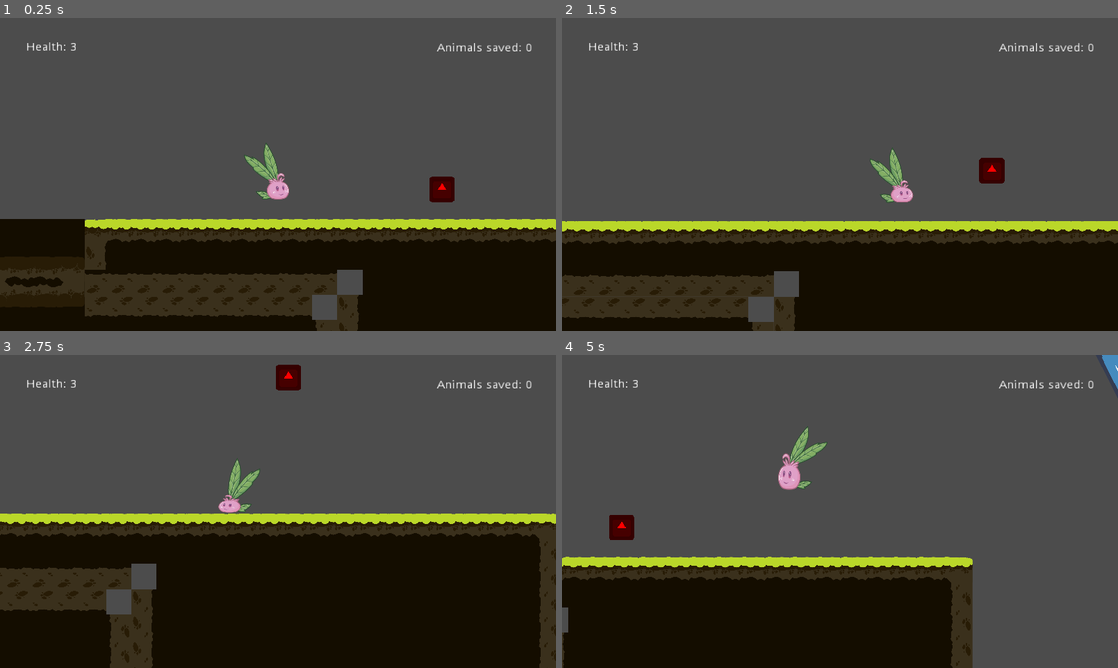
Above: before the commit, frames 1-4 (two rows, left to right).
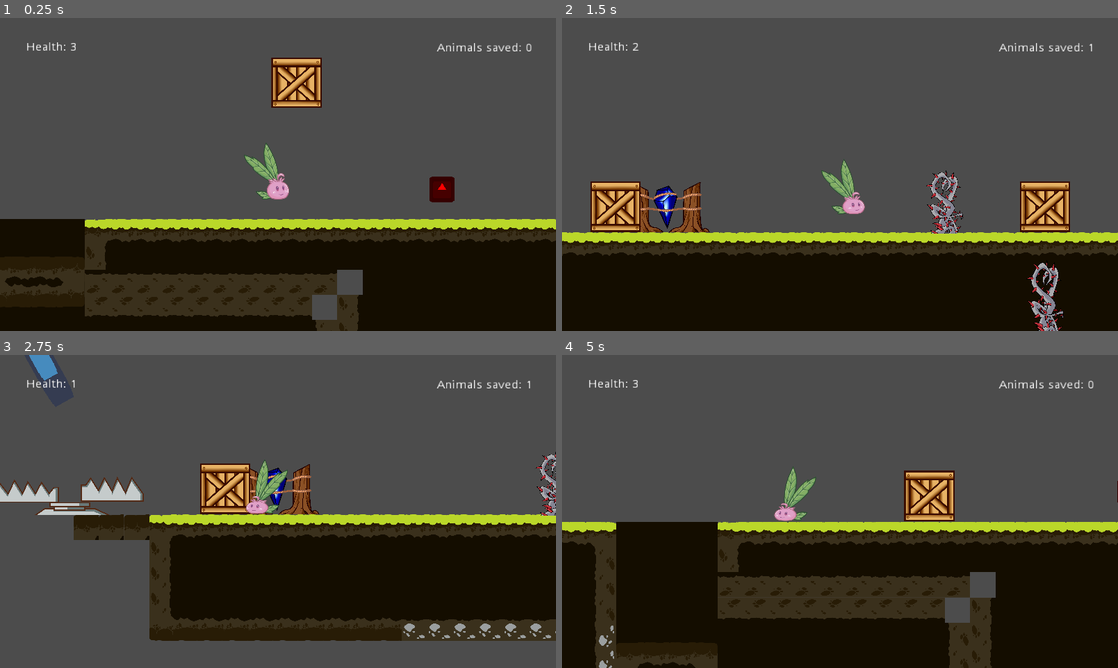
Above: after the commit, the same moments.

Repository: DamianKoch1/OnionsAdventure
Game: Godot game, scene res://Levels/Prototype 0.tscn
The game is run twice, just before and just after one commit, with the same random seed, the same clock (stepped at 60 frames per second) and the same inputs. The engine's default icon, where the game draws it, is replaced by a stand-in: a white triangle on a blue panel in a dark square.
Inputs:
- Up to frame 1 (0.25 s): no input
- Up to frame 2 (1.5 s): hold Right (ui_right) from 0.53 s (still down); tap E (push) at 0.6, 1.35 s; tap Space (jump) at 0.77 s
- Up to frame 3 (2.75 s): tap Space (jump) at 1.52 s; release Right (ui_right) at 2.03 s; hold Left (ui_left) from 2.03 s (still down); tap E (push) at 2.1 s
- Up to frame 4 (5 s): release Left (ui_left) at 2.78 s; hold Right (ui_right) 2.78-4.28 s; tap E (push) at 2.85, 3.6, 4.35 s; tap Space (jump) at 3.02, 3.77, 4.52 s; hold Left (ui_left) from 4.28 s (still down)

The runs differ from the first frame. In frame 1, 1.5% of the frame differs, in the area x 48-58%, y 12-29%; in frame 2, 20%; in frame 3, 29%; in frame 4, 33%, in the area x 0-100%, y 0-100%.

Commit message:
falling boxes now kill the player

Diff:
--- a/Levels/Level 1.tscn
+++ b/Levels/Level 1.tscn
@@ -100,7 +100,7 @@
 custom_solver_bias = 0.0
 extents = Vector2( 10, 10 )
 
-[node name="Level 1" index="0" instance=ExtResource( 1 )]
+[node name="Level 1" instance=ExtResource( 1 )]
 
 _sections_unfolded = [ "Transform" ]
 
--- a/Levels/Prototype 0.tscn
+++ b/Levels/Prototype 0.tscn
@@ -34,7 +34,7 @@
 "points": PoolVector2Array( 0, 0, 0, 0, -80.5574, 170.197, 0, 0, 0, 0, -80.5574, 170.197, 0, 0, 0, 0, -80.5574, 170.197, 0, 0, 0, 0, 93.5848, 168.866, 0, 0, 0, 0, 102.868, 71.1767, 0, 0, 0, 0, -36.7438, 12.451, 0, 0, 0, 0, -147.547, 99.9855, 0, 0, 0, 0, -80.5574, 170.197 )
 }
 
-[node name="Prototype 0" type="Node"]
+[node name="Prototype 0" type="Node" index="0"]
 
 [node name="Goal" parent="." index="0" instance=ExtResource( 1 )]
 
@@ -216,20 +216,26 @@
 z_index = 5
 _sections_unfolded = [ "Z Index" ]
 
-[node name="Checkpoint" parent="." index="16" instance=ExtResource( 13 )]
+[node name="Box3" parent="." index="16" instance=ExtResource( 12 )]
+
+position = Vector2( 1324.51, -196.362 )
+z_index = 5
+_sections_unfolded = [ "Z Index" ]
+
+[node name="Checkpoint" parent="." index="17" instance=ExtResource( 13 )]
 
 position = Vector2( 832, -32 )
 
-[node name="Checkpoint2" parent="." index="17" instance=ExtResource( 13 )]
+[node name="Checkpoint2" parent="." index="18" instance=ExtResource( 13 )]
 
 position = Vector2( 2304, -32 )
 
-[node name="Trap" parent="." index="18" instance=ExtResource( 14 )]
+[node name="Trap" parent="." index="19" instance=ExtResource( 14 )]
 
 position = Vector2( -97.7994, 240.296 )
 scale = Vector2( 0.5, 0.5 )
 
-[node name="Sprite" parent="." index="19" instance=ExtResource( 15 )]
+[node name="Sprite" parent="." index="20" instance=ExtResource( 15 )]
 
 editor/display_folded = true
 position = Vector2( 512, 216.91 )
@@ -246,7 +252,7 @@
 position = Vector2( -5.89149, 40.4562 )
 scale = Vector2( 0.10767, 0.149532 )
 
-[node name="Sprite2" parent="." index="20" instance=ExtResource( 15 )]
+[node name="Sprite2" parent="." index="21" instance=ExtResource( 15 )]
 
 editor/display_folded = true
 position = Vector2( 639.613, 338.115 )
@@ -263,7 +269,7 @@
 position = Vector2( 17.2571, 80.7451 )
 scale = Vector2( 0.111448, 0.15888 )
 
-[node name="Enemy" parent="." index="21" instance=ExtResource( 17 )]
+[node name="Enemy" parent="." index="22" instance=ExtResource( 17 )]
 
 editor/display_folded = true
 position = Vector2( -636.128, 236.206 )
@@ -273,7 +279,7 @@
 
 curve = SubResource( 1 )
 
-[node name="Enemy2" parent="." index="22" instance=ExtResource( 17 )]
+[node name="Enemy2" parent="." index="23" instance=ExtResource( 17 )]
 
 editor/display_folded = true
 position = Vector2( 1475.24, -38.1696 )
@@ -283,11 +289,11 @@
 
 curve = SubResource( 2 )
 
-[node name="FollowingEnemy" parent="." index="23" instance=ExtResource( 18 )]
+[node name="FollowingEnemy" parent="." index="24" instance=ExtResource( 18 )]
 
 position = Vector2( 2905.98, -38.6253 )
 
-[node name="trappedNPC" parent="." index="24" instance=ExtResource( 19 )]
+[node name="trappedNPC" parent="." index="25" instance=ExtResource( 19 )]
 
 position = Vector2( 384, 224 )
 
--- a/Objects/Box/Box.gd
+++ b/Objects/Box/Box.gd
@@ -8,12 +8,14 @@
 onready var worldNode = get_parent()
 onready var ray = $RayCast2D
 var startpos
+onready var damageCD = 0
 
 func _ready():
 	startpos = global_position
 
 func _physics_process(delta):
 	rayUpdate()
+	damageCD = max(damageCD - delta, 0)
 	if isPushed == true:
 		motion.x = player.motion.x
 		if abs(player.motion.y) >= 25 || abs(motion.y) >= 25:
@@ -58,3 +60,8 @@
 
 func resetPos():
 	global_position = startpos
+
+func _on_damageArea_body_entered(body):
+	if damageCD == 0 && body.name == "Onion":
+		damageCD = 1
+		body.health = max(body.health - 1, 0)
--- a/Objects/Box/Box.tscn
+++ b/Objects/Box/Box.tscn
@@ -17,6 +17,11 @@
 
 custom_solver_bias = 0.0
 extents = Vector2( 32, 32 )
+
+[sub_resource type="RectangleShape2D" id=4]
+
+custom_solver_bias = 0.0
+extents = Vector2( 10, 10 )
 
 [node name="Box" type="KinematicBody2D"]
 
@@ -82,4 +87,22 @@
 scale = Vector2( 1, 0.156635 )
 shape = SubResource( 3 )
 
+[node name="damageArea" type="Area2D" parent="." index="5"]
+
+input_pickable = true
+gravity_vec = Vector2( 0, 1 )
+gravity = 98.0
+linear_damp = 0.1
+angular_damp = 1.0
+audio_bus_override = false
+audio_bus_name = "Master"
+
+[node name="CollisionShape2D" type="CollisionShape2D" parent="damageArea" index="0"]
+
+position = Vector2( 1.56625, 42.7373 )
+scale = Vector2( 2.78646, 0.826997 )
+shape = SubResource( 4 )
+
 [connection signal="body_entered" from="Area2D" to="." method="_on_Area2D_body_entered"]
+
+[connection signal="body_entered" from="damageArea" to="." method="_on_damageArea_body_entered"]
Not shown: 1 places in Objects/Box/Box.tscn that only renumber resources
